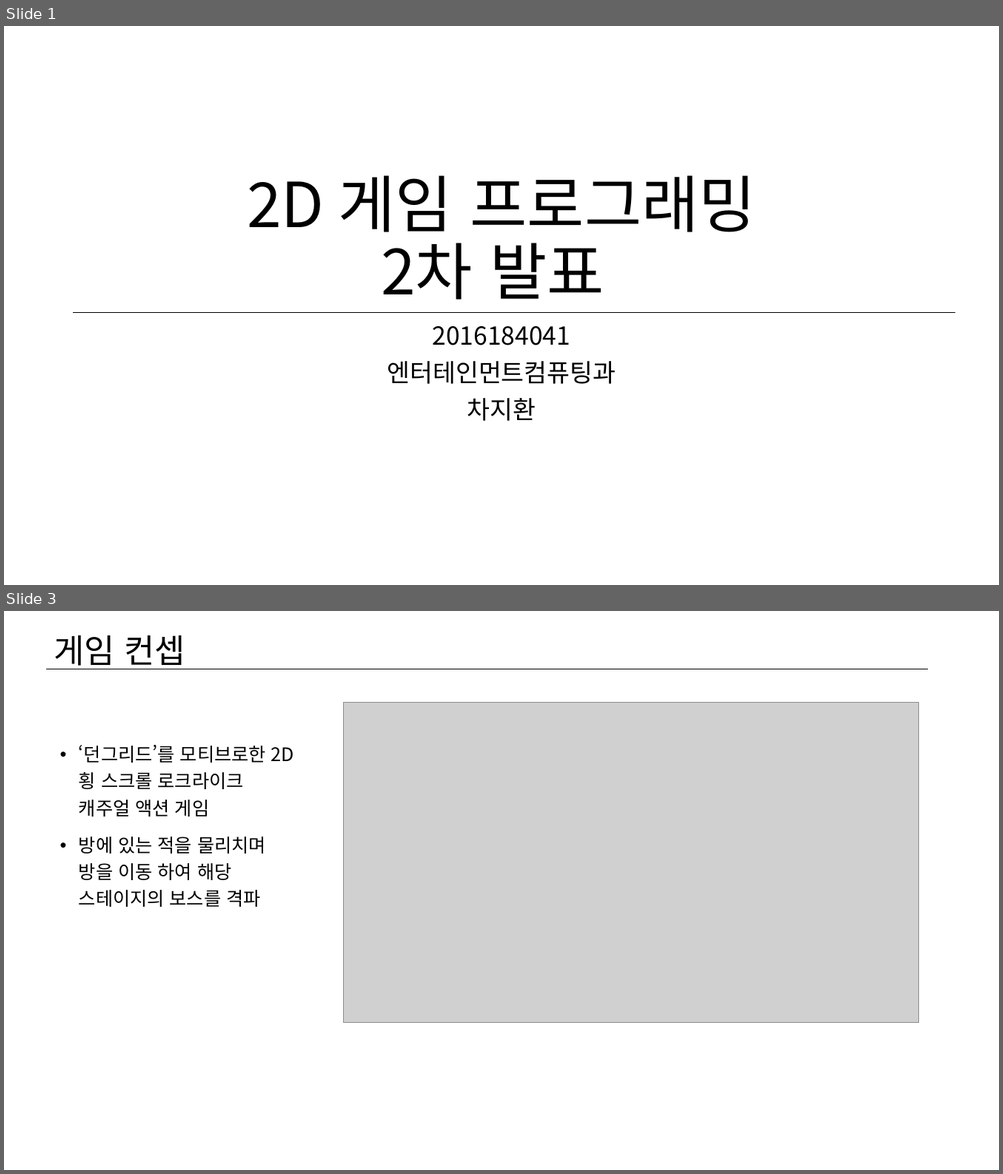
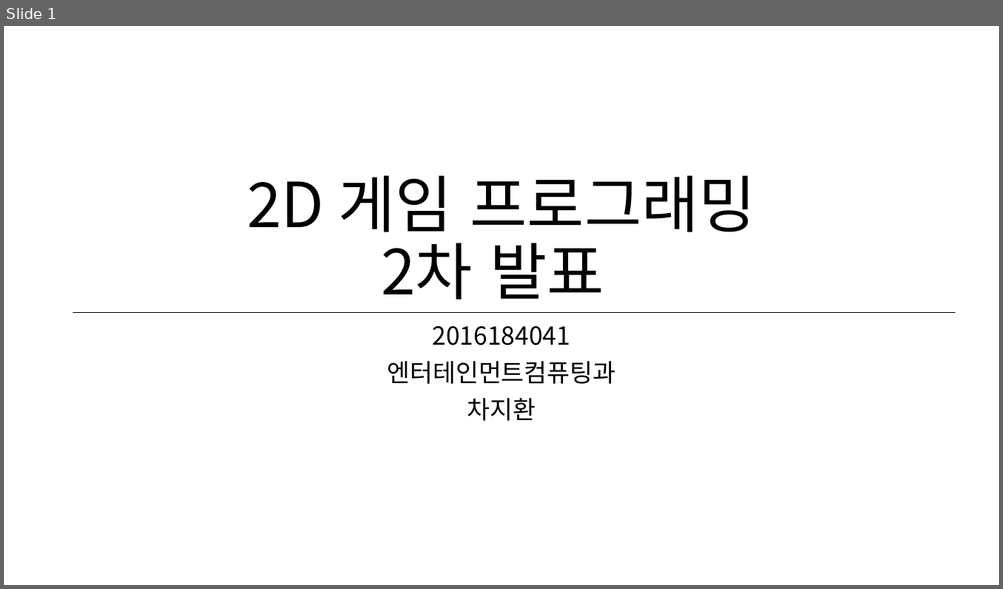
Before and after one commit to charg2/2dgp, a slide deck: ppt/3차.pptx. Shown one above the other, each under a label of ours: slides 1 and 3 before the commit, slide 1 after it; the slides between them are not shown. The pictures are 1003x1174 and 1003x589 pixels, drawn with LibreOffice and Linux fonts; fonts in the diff are those of the drawing; grey boxes stand for pictures. Boxes give left, top, right and bottom in pixels: in the first picture for what was removed or moved away, otherwise in the second. Text is boxed around its words. In the diff, an @@ line names an element or a change of style, - is before the commit and + after.

```diff
--- a/ppt/3차.pptx
+++ b/ppt/3차.pptx
@@ slide 3 removed at <box>4,611,999,1170</box>, background #FFFFFF @@
@@ text removed at <box>54,635,185,669</box> @@
-게임 컨셉
@@ line removed from (46, 669) to (928, 669) @@
@@ picture removed at <box>344,702,919,1023</box> @@
@@ text removed at <box>79,745,294,907</box> @@
-• ‘던그리드’를 모티브로한 2D 횡 스크롤 로크라이크 캐주얼 액션 게임
-• 방에 있는 적을 물리치며 방을 이동 하여 해당 스테이지의 보스를 격파
```
Also in this commit, not shown: 1 slide changed, 2 slides added, 2 other slides removed, 9 other files.
